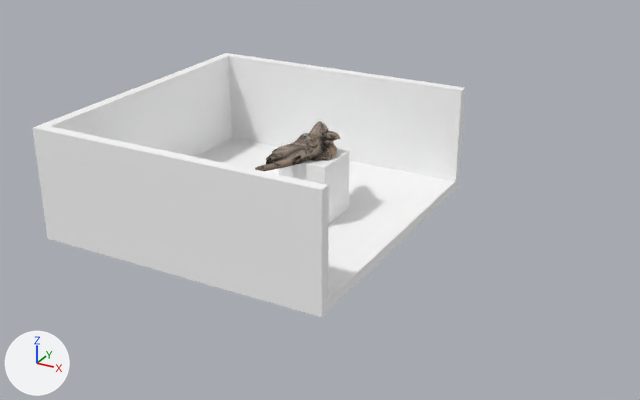
The glTF model scenes/driftwood.gltf: old version first, new version second.
Before and after are seen from a 50 mm camera at (6.2, -11.1, 5.79) aimed at (0.25, -0.27, 0.37). The lights are fixed; the arrows at lower left show +X, +Y and +Z. Vertices at the same position are counted once.
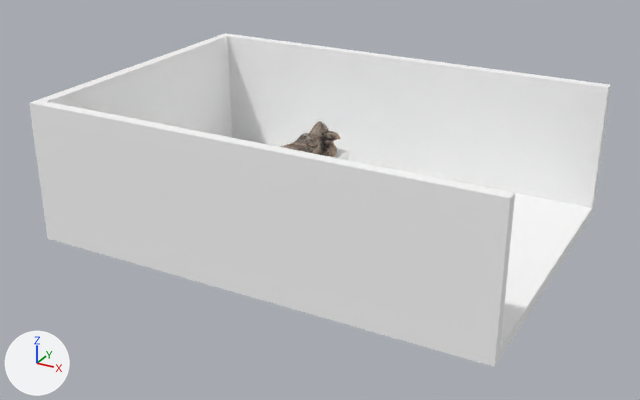
Boxes (x1, y1, x2, y2) around the edits, measured in the pictures (640 x 400 px; the box of a moved part takes in the faces that stretch with it):
'Plane', reshaped (35% wider, 26% taller): before (33, 53, 465, 317); after (29, 33, 611, 367)
part 1 of me_plane, moved or reshaped: before (33, 53, 232, 157); after (30, 34, 232, 137)
part 2 of me_plane, moved or reshaped: before (33, 128, 458, 317); after (29, 103, 593, 367)
part 3 of me_plane, moved or reshaped: before (34, 53, 465, 317); after (30, 33, 611, 367)
'Cube', unchanged, covered by the edit: before (279, 149, 349, 224); after (334, 149, 349, 160)

Edits to the bpy script that builds the scene:
```text
Change me_plane:
    where me_plane.from_pydata(...)  # 16 vertices, 28 faces; spans x -3.27..1.48, y -2.46..2.46, z -0.17..1.61
    used by ob_plane; location = (0.0, 0.0, 0.0)
    me_plane part 1: all 4 vertices in x -3.27..-3.1, y -2.46..2.46, z 1.61 are moved by (0.0, 0.0, 0.37)
    me_plane part 2: all 4 vertices in x 1.48, y -2.46..2.46, z -0.17..0.0 are moved by (2.3, 0.0, 0.0)
    me_plane part 3: all 4 vertices in x 1.48, y -2.46..2.46, z 1.61 are moved by (2.3, 0.0, 0.37)
```
